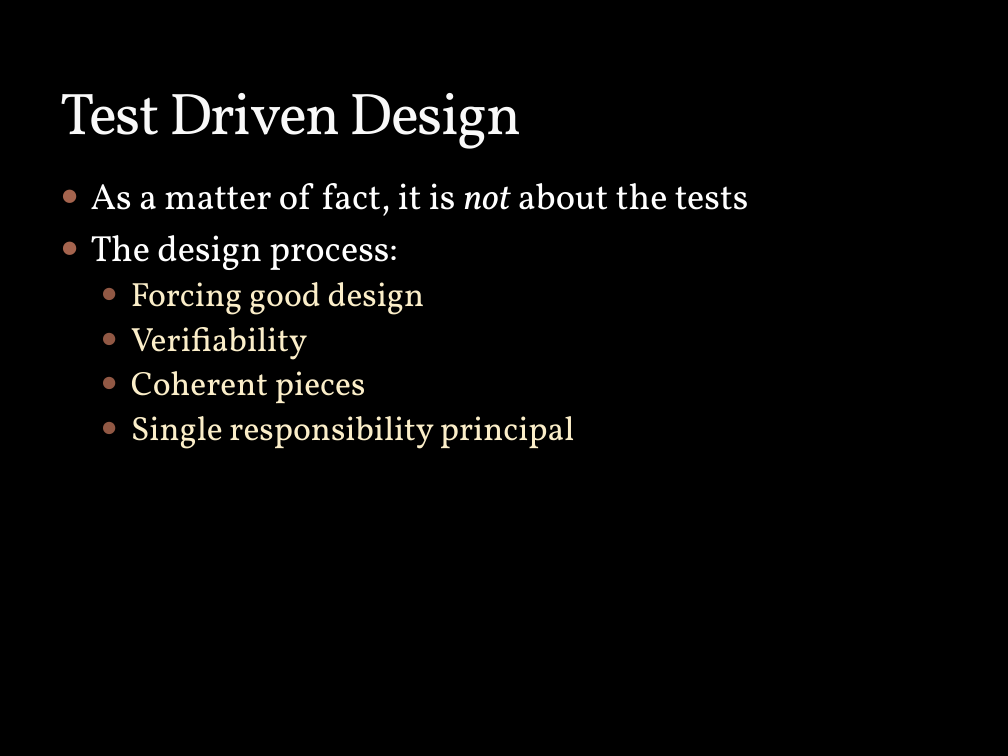
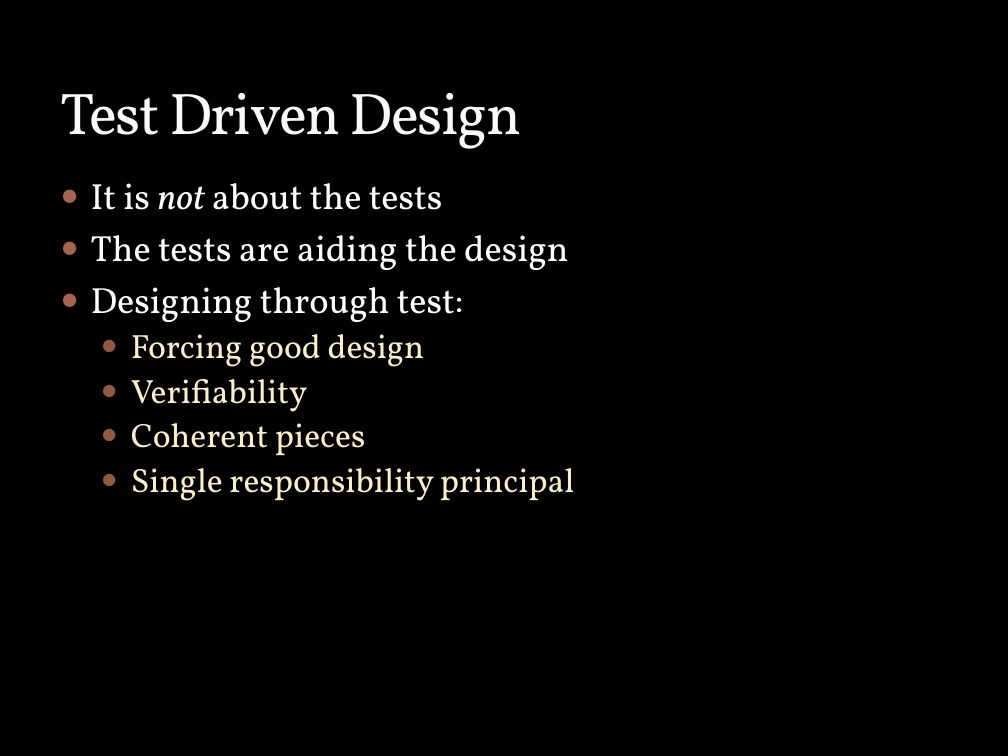
Before and after one commit to codechip/rhino-tools, a slide deck: slide 3 of SampleApplications/GettingStartedUnitTesting/Getting to Know Test Driven Development & Design.pptx. Drawn at 1008x756 pixels with LibreOffice and Linux fonts; fonts in the diff are those of the drawing; background and template pictures are left out. Boxes give left, top, right and bottom in pixels: in the first picture for what was removed or moved away, otherwise in the second. Text is boxed around its words. In the diff, an @@ line names an element or a change of style, - is before the commit and + after.

```diff
--- a/SampleApplications/GettingStartedUnitTesting/Getting to Know Test Driven Development & Design.pptx
+++ b/SampleApplications/GettingStartedUnitTesting/Getting to Know Test Driven Development & Design.pptx
@@ text at <box>91,183,569,322</box>: text changed @@
-● As a matter of fact, it is not about the tests
-● The design process:
+● It is not about the tests
+● The tests are aiding the design
+● Designing through test:
```
Also in this commit, not shown: 1 other slide changed, 10 other files.
